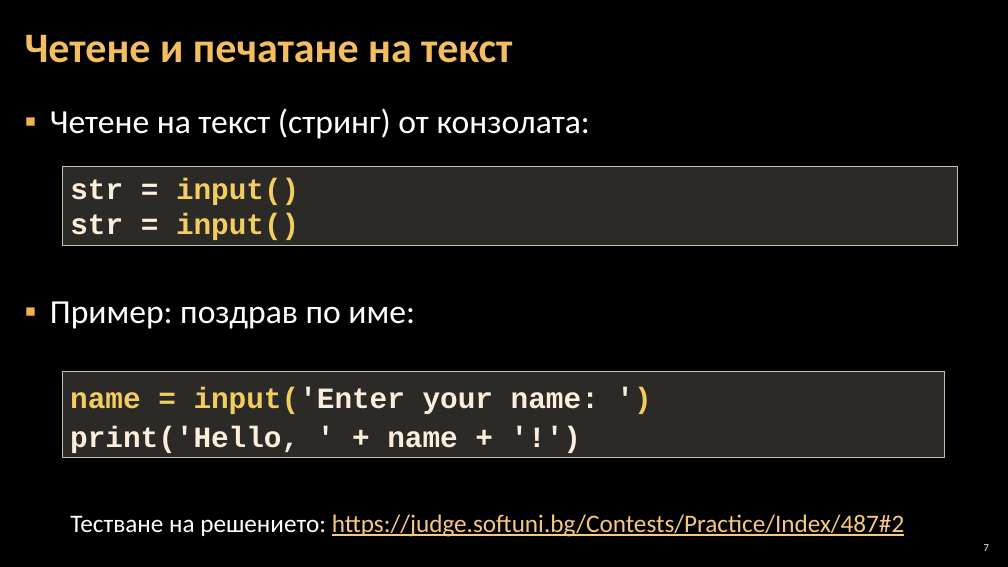
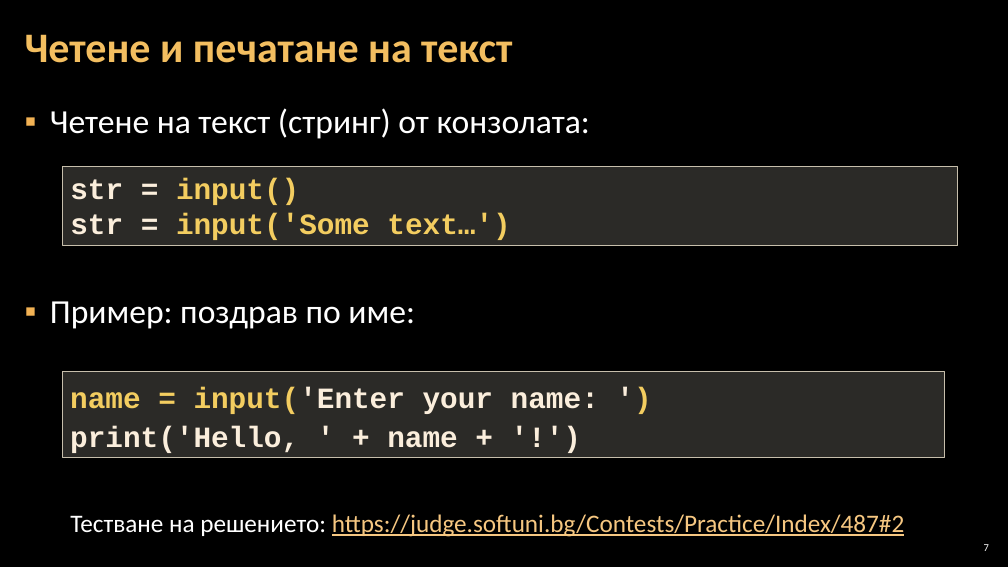
Before and after one commit to Software-University/Python-Basics, a slide deck: slide 7 of 2. Simple-Calculations/2. Simple-Calculations.pptx. Drawn at 1008x567 pixels with LibreOffice and Linux fonts; fonts in the diff are those of the drawing; background and template pictures are left out. Boxes give left, top, right and bottom in pixels: in the first picture for what was removed or moved away, otherwise in the second. Text is boxed around its words. In the diff, an @@ line names an element or a change of style, - is before the commit and + after.

```diff
--- a/2. Simple-Calculations/2. Simple-Calculations.pptx
+++ b/2. Simple-Calculations/2. Simple-Calculations.pptx
@@ text in rectangle at (x1=70, y1=213, x2=510, y2=240): text changed @@
-str = input()
+str = input('Some text…')
```
Also in this commit, not shown: 2 other slides changed, 2 slides added, 2 other files.
